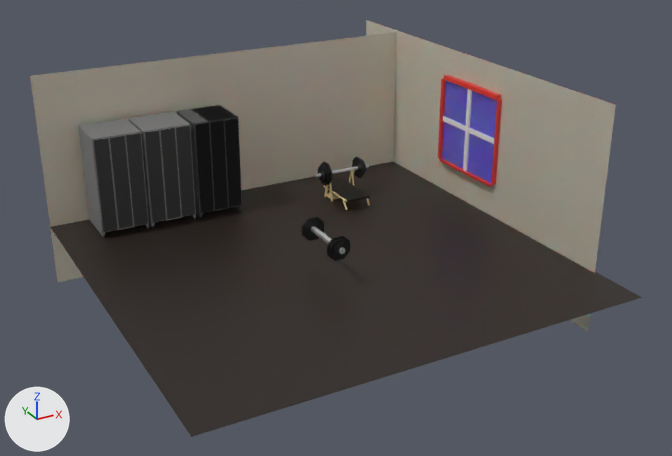
Before and after pictures for a commit that changed the Blender file Documentacao/Cenario/Pedro/PedroCenasHot.blend.
Before and after are seen from a 50 mm lens placed at (-8.31, -15.97, 8.51), pointed at (0.11, -0.65, 0.85). Arrows for +X, +Y and +Z are at lower left; the lights stay in place.

In view in the first picture: 'Arnarui', 'BANCO', 'Janela', 'PESO', 'Plane'.
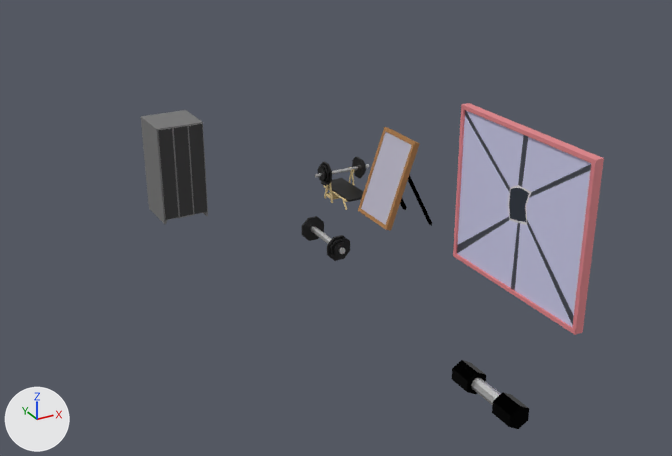
Where the newer file only moved an object's origin or applied its transform, the numbers keep the older frame.

The change, as a diff of the scene's bpy script:
```diff
--- a/Documentacao/Cenario/Pedro/PedroCenasHot.blend.py
+++ b/Documentacao/Cenario/Pedro/PedroCenasHot.blend.py
@@ ob_plane @@
-ob_plane = bpy.data.objects.new('Plane', me_plane)
@@ ob_janela @@
-ob_janela = bpy.data.objects.new('Janela', me_cube_001)
@@ ob_arnarui @@
-ob_arnarui = bpy.data.objects.new('Arnarui', me_cube_003)
@@ ob_coletável @@
+ob_coletável = bpy.data.objects.new('Coletável', me_cube_005)  # 40 vertices, 28 faces; spans x -0.19..0.19, y -0.77..0.76, z -0.22..0.22; in mat_material (black #020202), mat_material_001 (white #e7e7e7)
+ob_coletável.location = (0.0, -5.98, 0.0)
@@ ob_espelho_grande @@
+ob_espelho_grande = bpy.data.objects.new('Espelho grande', me_cube_004)  # 114 vertices, 112 faces; spans x -0.06..0.12, y -1.87..1.91, z -1.72..1.61; in mat_material_006 (white #d2d2f3), mat_material_016 (light grey #e3dde4), mat_material_017 (grey #7a7e8c), mat_material_018 (dark grey #3b4049), mat_material_019 (pink #e7878d)
+ob_espelho_grande.location = (2.58, -3.35, 1.71)
@@ ob_espelhopequeno @@
+ob_espelhopequeno = bpy.data.objects.new('EspelhoPequeno', me_cube)  # 32 vertices, 26 faces; spans x -0.63..0.61, y -0.62..0.62, z -0.9..1.17; in mat_material_002 (brown #af8054), mat_material_003 (black #000000), mat_material_005 (light grey #bebbcc)
+ob_espelhopequeno.location = (2.21, 0.38, 1.05)
@@ ob_armario @@
+ob_armario = bpy.data.objects.new('Armario', me_cube_003_1)  # 148 vertices, 144 faces; spans x -0.95..1.01, y -0.91..1.15, z -1.9..2.23; in mat_material_014 (grey #777777), mat_material_015 (black #353535)
+ob_armario.location = (-1.83, 3.46, 1.09)
+ob_armario.scale = (0.549, 0.549, 0.549)
```

Boxes [x1, y1, x2, y2] around the edits, measured in the pictures (672 x 456 px):
'Plane', deleted: before [30, 20, 642, 437]
    faces in mat_material_013 (black #271e1a): [48, 162, 642, 437]
    faces in mat_material_009 (light grey #ddd3c2): [30, 20, 616, 332]
'Espelho grande', added: after [453, 103, 604, 335]
    faces in mat_material_006 (white #d2d2f3): [457, 111, 591, 327]
    faces in mat_material_019 (pink #e7878d): [453, 103, 604, 335]
    faces in mat_material_017 (grey #7a7e8c): [457, 110, 591, 325]
    faces in mat_material_018 (dark grey #3b4049): [509, 188, 529, 222]
    faces in mat_material_016 (light grey #e3dde4): [508, 185, 531, 225]
'Arnarui', deleted (black): before [78, 105, 242, 237]
    faces in mat_material_015 (black #353535): [94, 118, 241, 232]
    faces in mat_material_014 (grey #777777): [78, 105, 242, 237]
'Armario', added: after [141, 110, 208, 224]
    faces in mat_material_015 (black #353535): [158, 124, 207, 220]
    faces in mat_material_014 (grey #777777): [141, 110, 208, 224]
'Janela', deleted: before [438, 75, 502, 186]
    faces in mat_janela (blue #6567e7): [442, 81, 497, 183]
    faces in mat_material_007 (red #e7342b): [438, 75, 502, 186]
    faces in mat_janelabarra (white #e7e7e7): [443, 89, 494, 171]
'EspelhoPequeno', added: after [358, 127, 432, 231]
    faces in mat_material_005 (light grey #bebbcc): [361, 132, 412, 225]
    faces in mat_material_002 (brown #af8054): [358, 127, 420, 231]
    faces in mat_material_003 (black #000000): [400, 175, 432, 226]
'Coletável', added (black): after [452, 360, 529, 429]
    faces in mat_material (black #020202): [452, 360, 529, 429]
    faces in mat_material_001 (white #e7e7e7): [471, 378, 501, 405]
